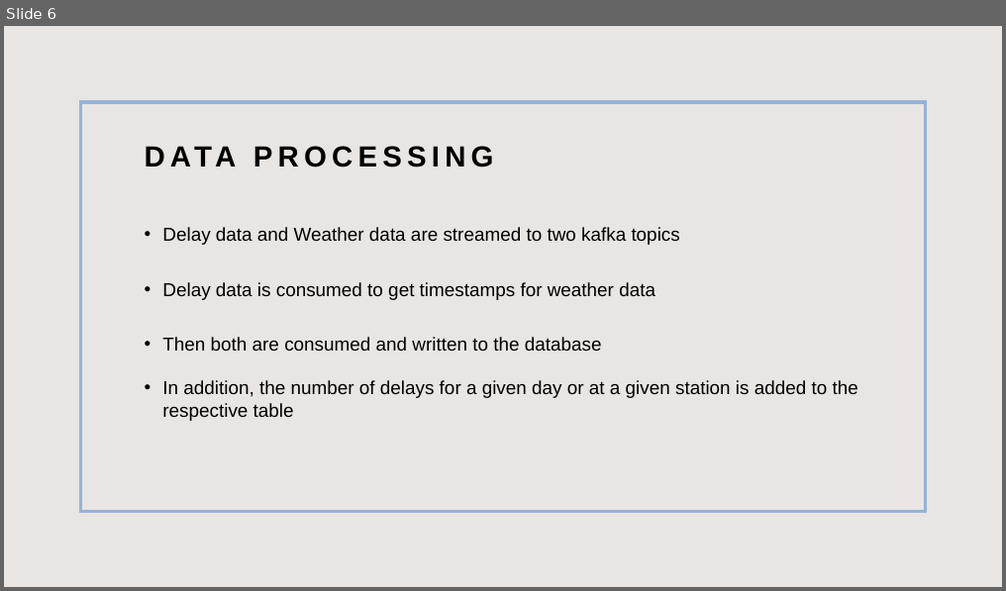
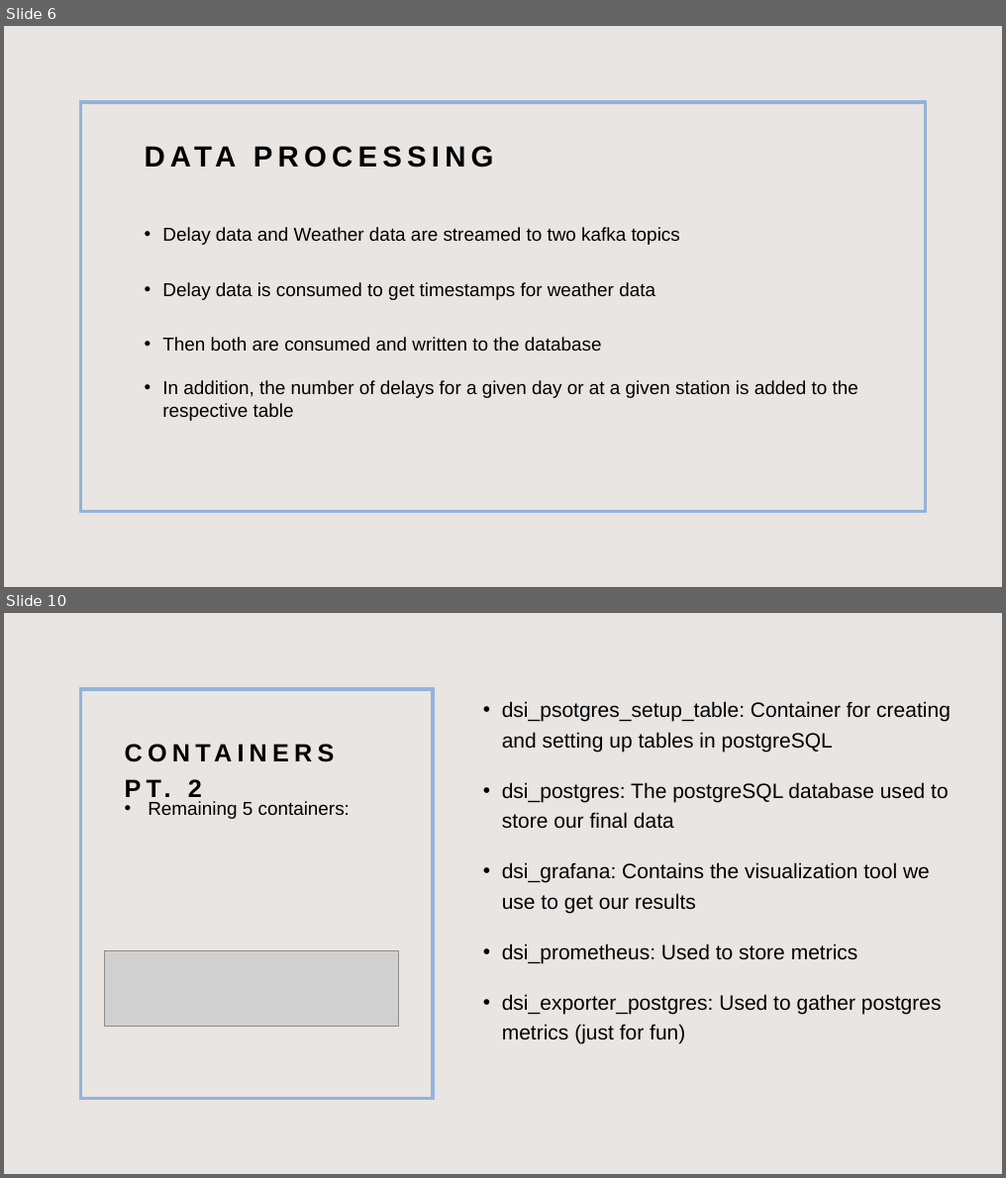
Before and after one commit to toporek3112/vienna_public-transport_weather_correlation, a slide deck: dsi_project.pptx. Shown one above the other, each under a label of ours: slide 6 before the commit, slides 6 and 10 after it; the slides between them are not shown. The pictures are 1006x591 and 1006x1178 pixels, drawn with LibreOffice and Linux fonts; fonts in the diff are those of the drawing; grey boxes stand for pictures. Boxes give left, top, right and bottom in pixels: in the first picture for what was removed or moved away, otherwise in the second. Text is boxed around its words. In the diff, an @@ line names an element or a change of style, - is before the commit and + after.

```diff
--- a/dsi_project.pptx
+++ b/dsi_project.pptx
@@ slide 10 added at (4,613,1002,1174), background #E8E5E2 @@
@@ rectangle added at (80,689,433,1098), outline #94B3DB 3 pt @@
@@ text added at (502,701,950,1045), 20 pt, text #000000 @@
+• dsi_psotgres_setup_table: Container for creating and setting up tables in postgreSQL
+• dsi_postgres: The postgreSQL database used to store our final data
+• dsi_grafana: Contains the visualization tool we use to get our results
+• dsi_prometheus: Used to store metrics
+• dsi_exporter_postgres: Used to gather postgres metrics (just for fun)
@@ title added at (188,779,202,803), 24 pt, text #000000, bold @@
+CONTAINERS PT. 2
@@ text added at (148,801,350,819), 18 pt, text #000000 @@
+• Remaining 5 containers:
@@ picture added at (105,951,399,1026) @@
```
Also in this commit, not shown: 5 slides changed, 1 other slide added, 1 slide removed.
